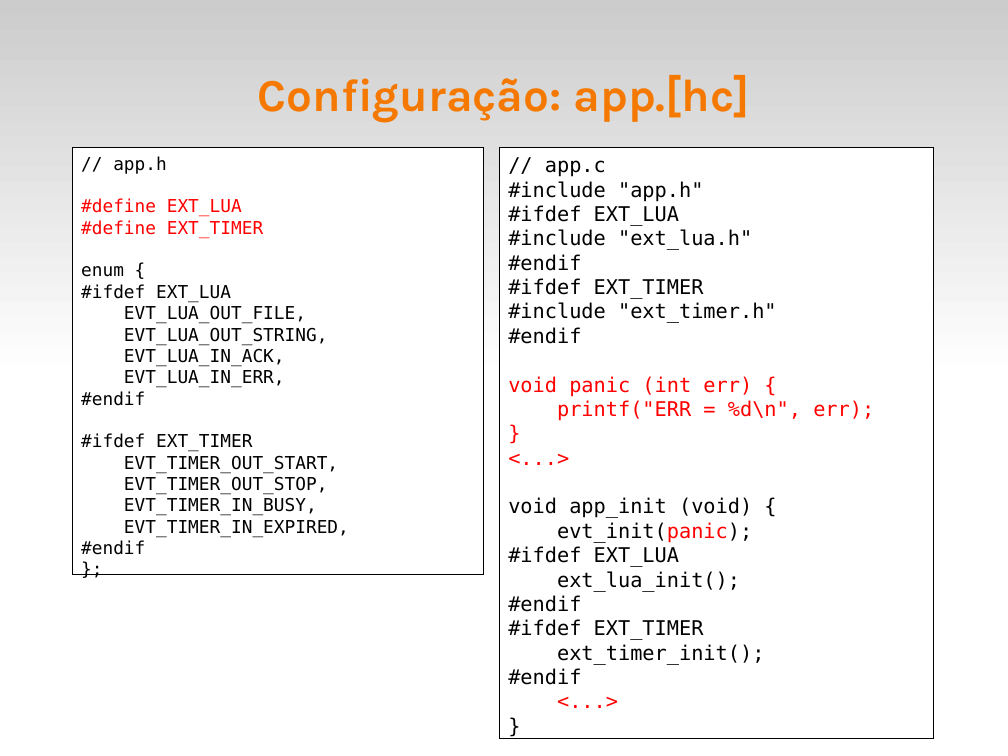
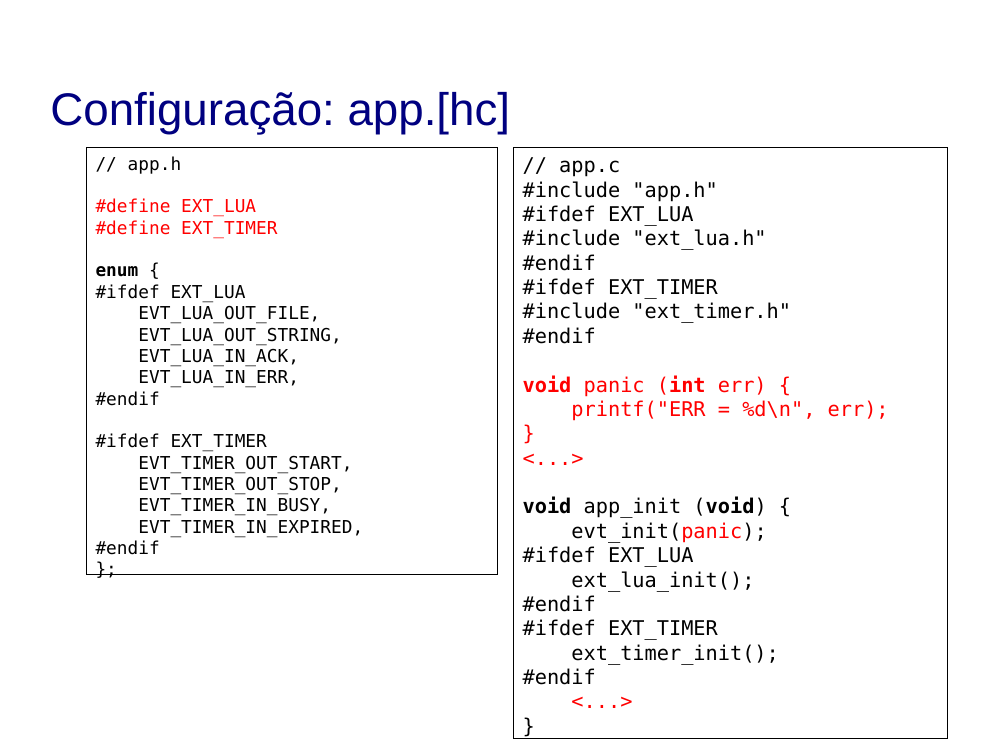
Before and after one commit to fsantanna/events, a slide deck: slide 13 of evt.odp. Drawn at 1008x756 pixels with LibreOffice and Linux fonts; fonts in the diff are those of the drawing; background and template pictures are left out. Boxes give left, top, right and bottom in pixels: in the first picture for what was removed or moved away, otherwise in the second. Text is boxed around its words. In the diff, an @@ line names an element or a change of style, - is before the commit and + after.

```diff
--- a/evt.odp
+++ b/evt.odp
@@ rectangle removed at <box>0,0,1008,378</box> @@
@@ title "Configuração: app.[hc]": place and size @@
-title "Configuração: app.[hc]" at <box>258,75,749,122</box>
+title "Configuração: app.[hc]" at <box>50,92,511,135</box>
@@ title "Configuração: app.[hc]" at <box>50,92,511,135</box>: font Karla to Arial, text colour #F57900 to #000080, bold off; alignment centre to left @@
@@ rectangle "// app.h": place and size @@
-rectangle "// app.h" at <box>72,148,484,575</box>
+rectangle "// app.h" at <box>87,148,499,575</box>
@@ rectangle "// app.c": place and size @@
-rectangle "// app.c" at <box>499,148,934,739</box>
+rectangle "// app.c" at <box>514,148,949,739</box>
@@ text in rectangle at <box>96,266,139,277</box>: bold on in "enum" @@
@@ text in rectangle at <box>523,375,767,518</box>: bold on in "void (int", "void (void)" @@
```
Also in this commit, not shown: 21 other slides changed, 3 slides added.
